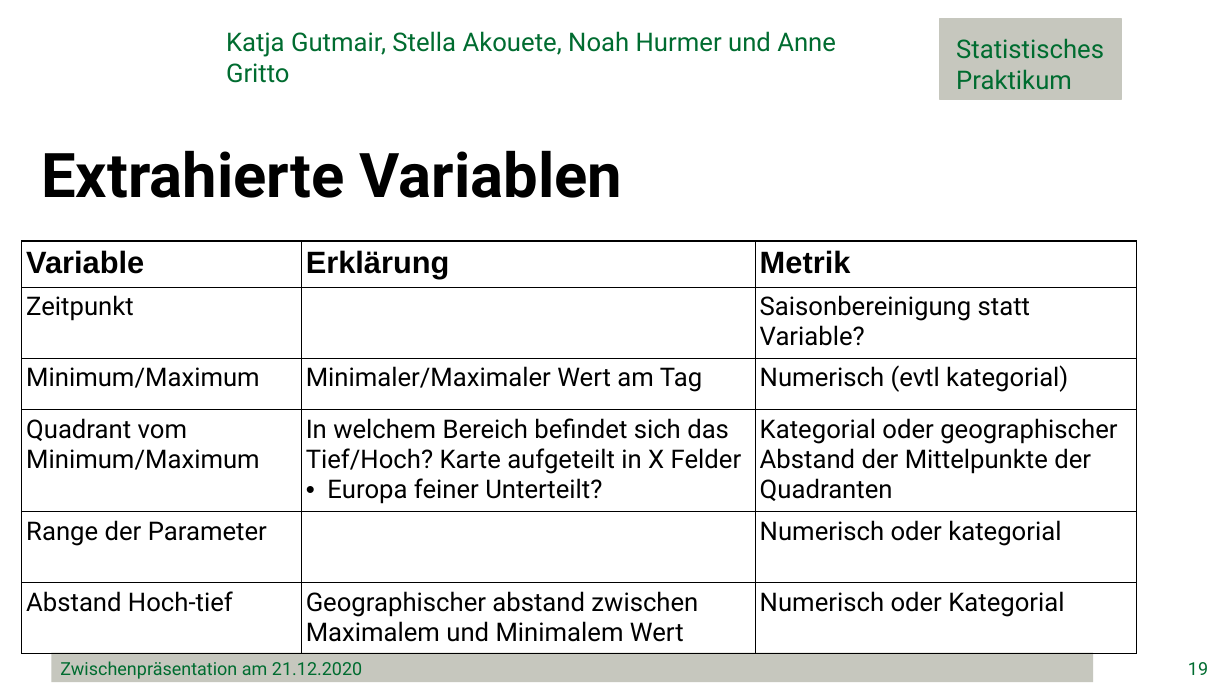
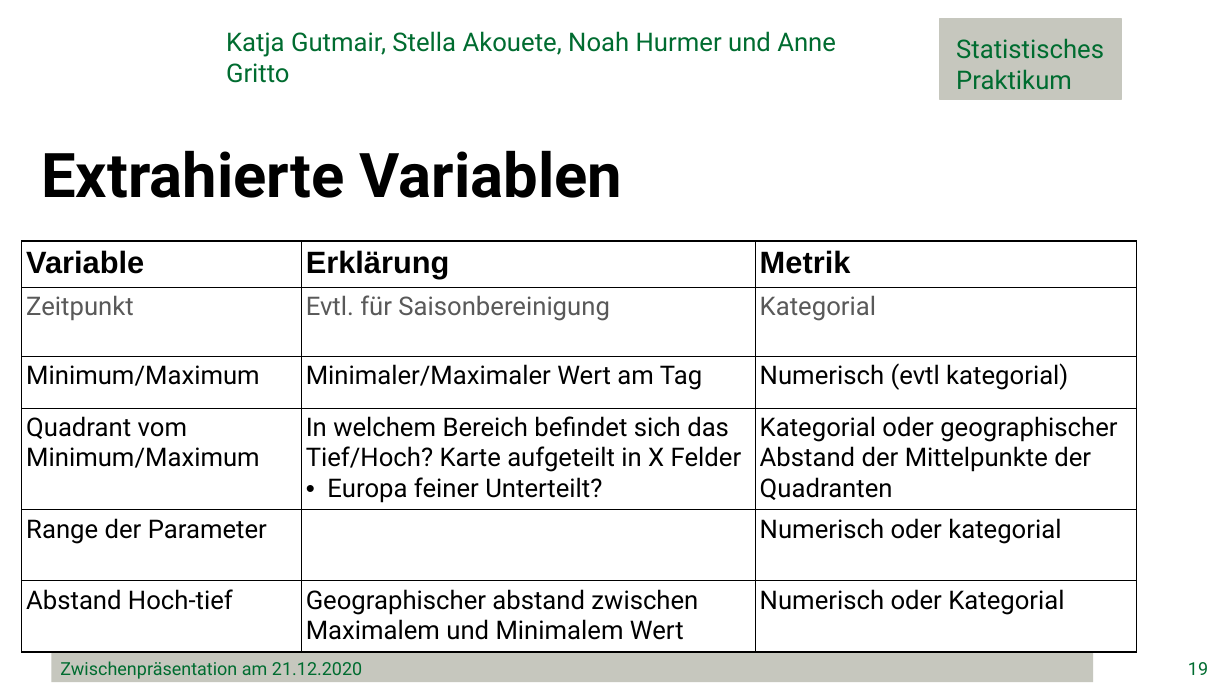
Before and after one commit to minimops/weatherFrog, a slide deck: slide 19 of ppt/Zwischenpraesentation_v1.1.pptx. Drawn at 1232x693 pixels with LibreOffice and Linux fonts; fonts in the diff are those of the drawing; background and template pictures are left out. Boxes give left, top, right and bottom in pixels: in the first picture for what was removed or moved away, otherwise in the second. Text is boxed around its words. In the diff, an @@ line names an element or a change of style, - is before the commit and + after.

```diff
--- a/ppt/Zwischenpraesentation_v1.1.pptx
+++ b/ppt/Zwischenpraesentation_v1.1.pptx
@@ table at box(21, 241, 1136, 653) @@
-row 2, column 2: 
+row 2, column 2: Evtl. für Saisonbereinigung
-row 2, column 3: Saisonbereinigung statt Variable?
+row 2, column 3: Kategorial
@@ text colour #000000 to #595959 in "Zeitpunkt" @@
```
Also in this commit, not shown: 8 other slides changed.
